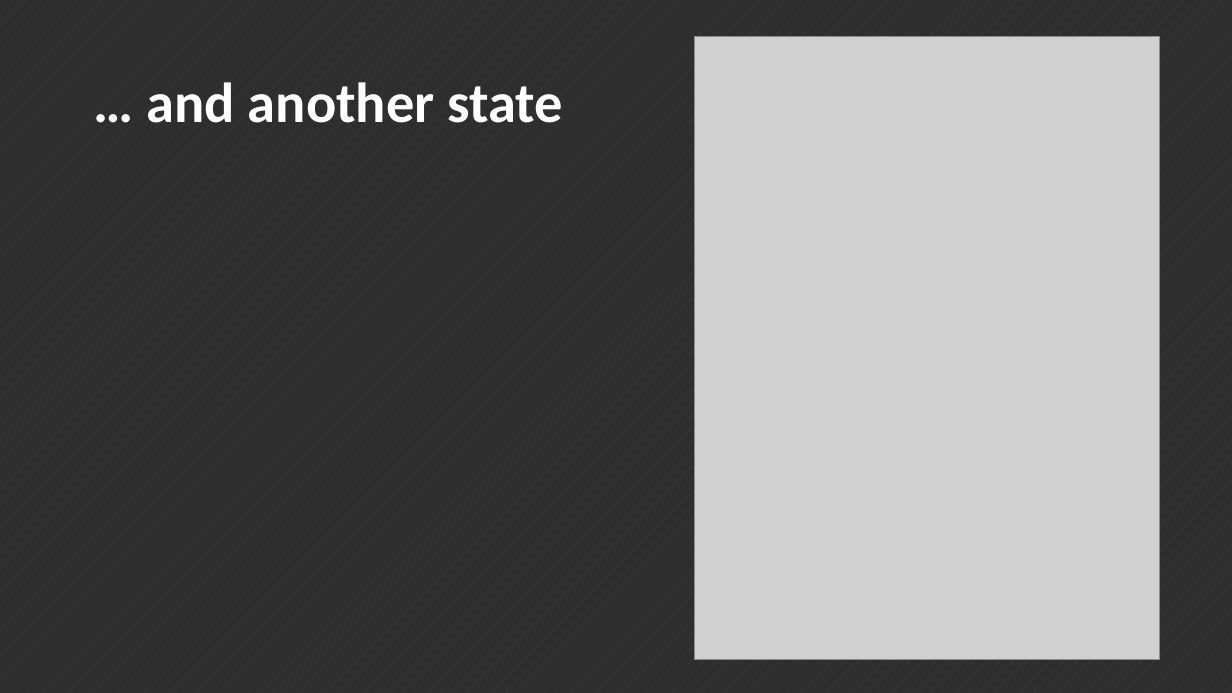
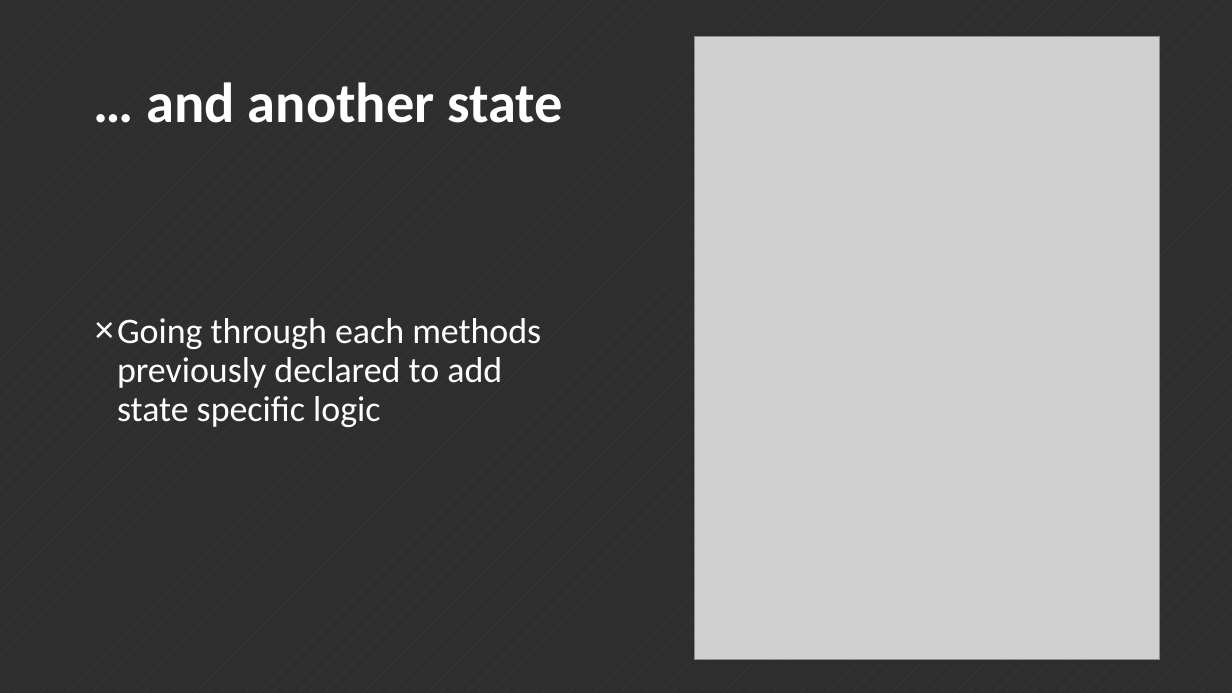
Before and after one commit to ahorguelin/thanks_microsoft, a slide deck: slide 6 of Design Patterns.pptx. Drawn at 1232x693 pixels with LibreOffice and Linux fonts; fonts in the diff are those of the drawing; grey boxes stand for pictures. Boxes give left, top, right and bottom in pixels: in the first picture for what was removed or moved away, otherwise in the second. Text is boxed around its words. In the diff, an @@ line names an element or a change of style, - is before the commit and + after.

```diff
--- a/Design Patterns.pptx
+++ b/Design Patterns.pptx
@@ text added at box(117, 318, 541, 427), 28 pt, text #FFFFFF @@
+× Going through each methods previously declared to add state specific logic
```
Also in this commit, not shown: 5 other slides changed, 1 slide added, 1 slide removed.
